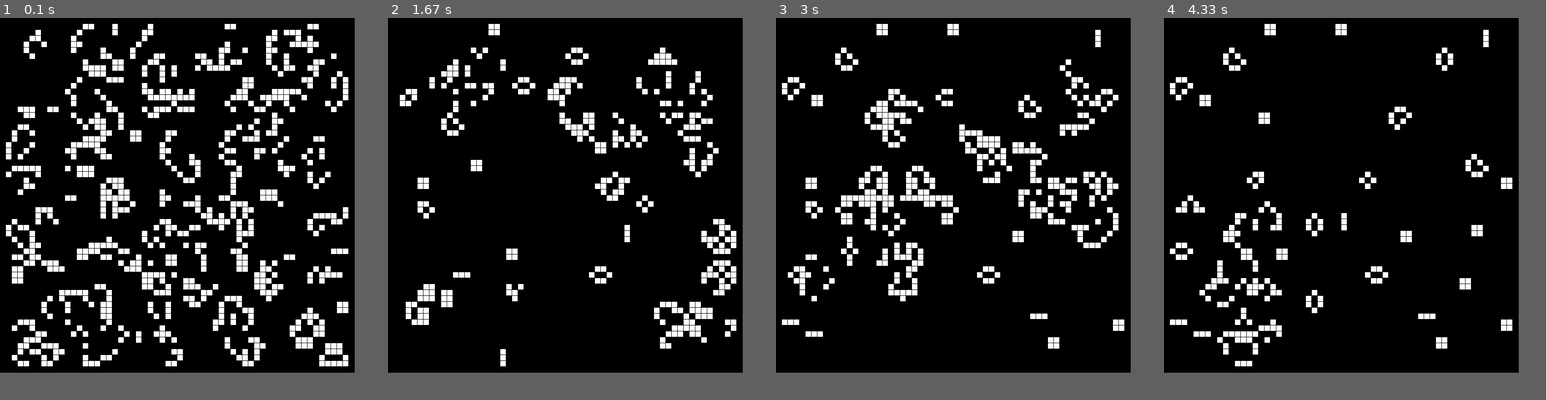
Above: before the commit, frames 1-4 (left to right).
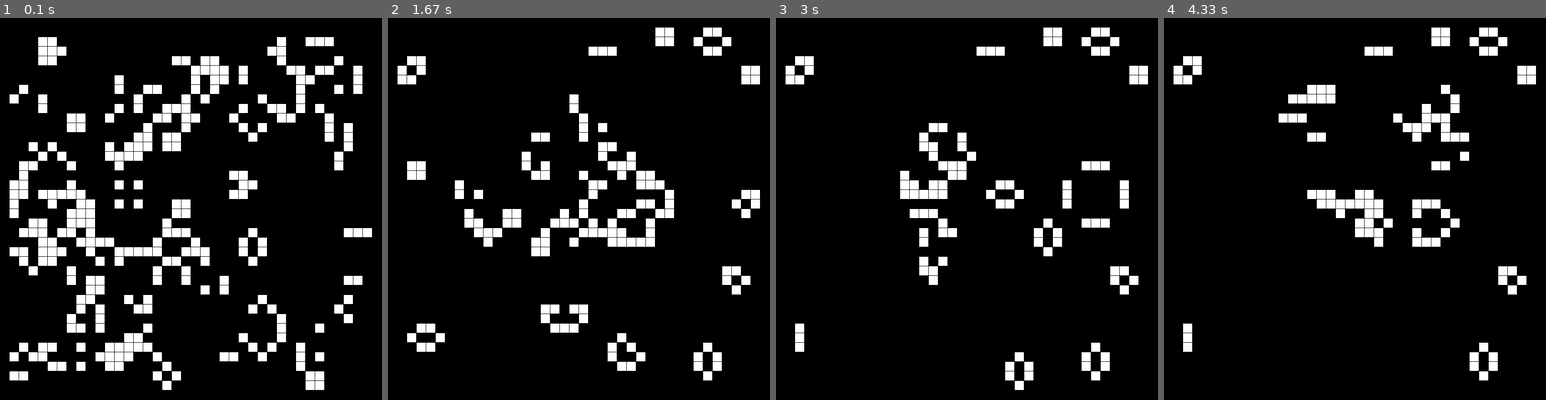
Above: after the commit, the same moments.

Repository: beccaelenzil-teach/CS2016_BE
Game: pygame game, started from gameOfLifeSim.py
Same seed, same stepped clock (60 frames per second), same inputs: the game is played once before the commit and once after it. The source is Python 2; it was converted automatically to run under Python 3.
Inputs:
- Up to frame 1 (0.1 s): no input
- Up to frame 2 (1.67 s): no input
- Up to frame 3 (3 s): no input
- Up to frame 4 (4.33 s): no input
In our replay, the window is 780x780 before the commit and 840x840 after it. These sizes can differ from the game's own. Grey fills any space a smaller window leaves; there, only what the larger window draws over its background counts as a difference.

The runs differ from the first frame. In frame 1, 25% of the frame differs, in the area x 1-98%, y 1-98%; in frame 2, 14%; in frame 3, 12%; in frame 4, 9.9%.

Commit message:
gameOfLifeSim

Diff:
--- a/gameOfLifeSim.py
+++ b/gameOfLifeSim.py
@@ -2,9 +2,9 @@
 import pygame
 
 
-width = 60
-height = 60
-cell_size = 12
+width = 40
+height = 40
+cell_size = 20
 spacing = 1
 
 def drawBoard(A,width,height,cell_size,spacing):
@@ -59,7 +59,7 @@
     pygame.display.flip()
 
     # --- Limit to 60 frames per second
-    clock.tick(60)
+    #clock.tick(60)
 
 # Close the window and quit.
 # If you forget this line, the program will 'hang'
